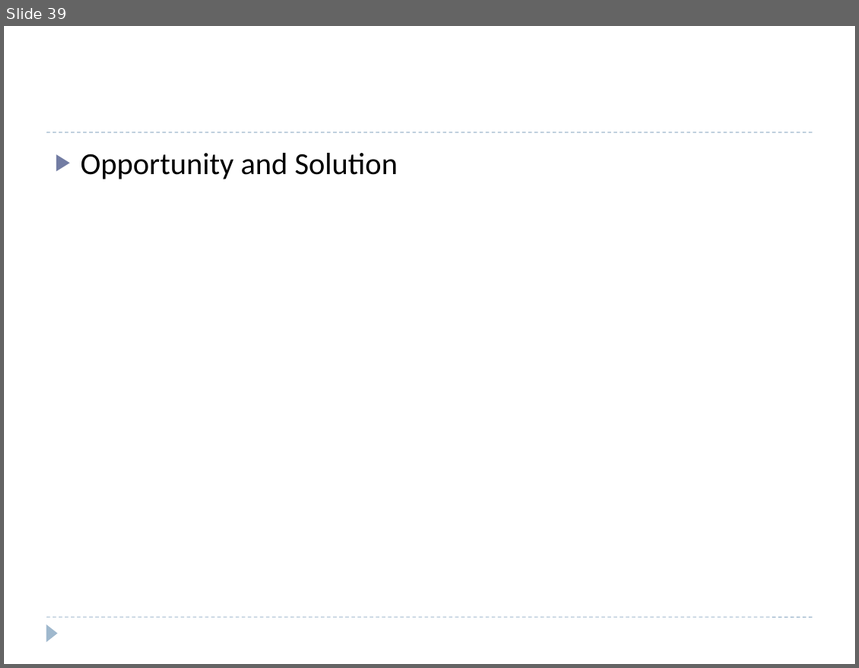
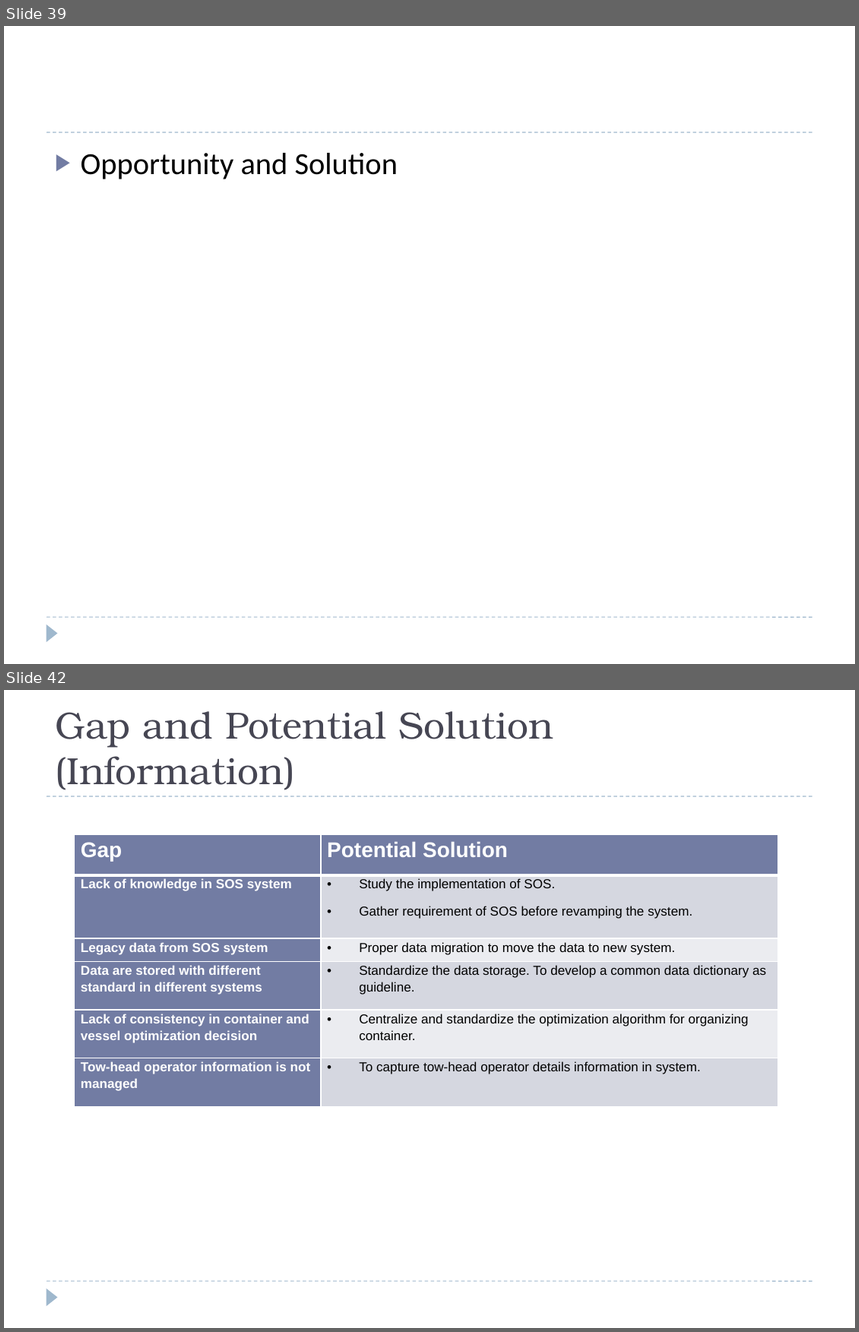
Before and after one commit to windieccf/t1-shipping, a slide deck: Enterprise Architech Presentation.pptx. Shown one above the other, each under a label of ours: slide 39 before the commit, slides 39 and 42 after it; the slides between them are not shown. The pictures are 859x668 and 859x1332 pixels, drawn with LibreOffice and Linux fonts; fonts in the diff are those of the drawing. Boxes give left, top, right and bottom in pixels: in the first picture for what was removed or moved away, otherwise in the second. Text is boxed around its words. In the diff, an @@ line names an element or a change of style, - is before the commit and + after.

```diff
--- a/Enterprise Architech Presentation.pptx
+++ b/Enterprise Architech Presentation.pptx
@@ slide 42 added at (4, 690, 855, 1328), background #FFFFFF; not listed: 3 template elements that a slide beside it also shows @@
@@ title added at (55, 711, 553, 790), 32 pt, text #464653 @@
+Gap and Potential Solution (Information)
@@ table added at (75, 834, 778, 1106), 6 rows, 2 columns @@
+Gap | Potential Solution
+Lack of knowledge in SOS system | Study the implementation of SOS. / Gather requirement of SOS before revamping the system.
+Legacy data from SOS system | Proper data migration to move the data to new system.
+Data are stored with different standard in different systems | Standardize the data storage. To develop a common data dictionary as guideline.
+Lack of consistency in container and vessel optimization decision | Centralize and standardize the optimization algorithm for organizing container.
+Tow-head operator information is not managed | To capture tow-head operator details information in system.
```
Also in this commit, not shown: 9 slides changed, 1 other slide added, 1 other file.
